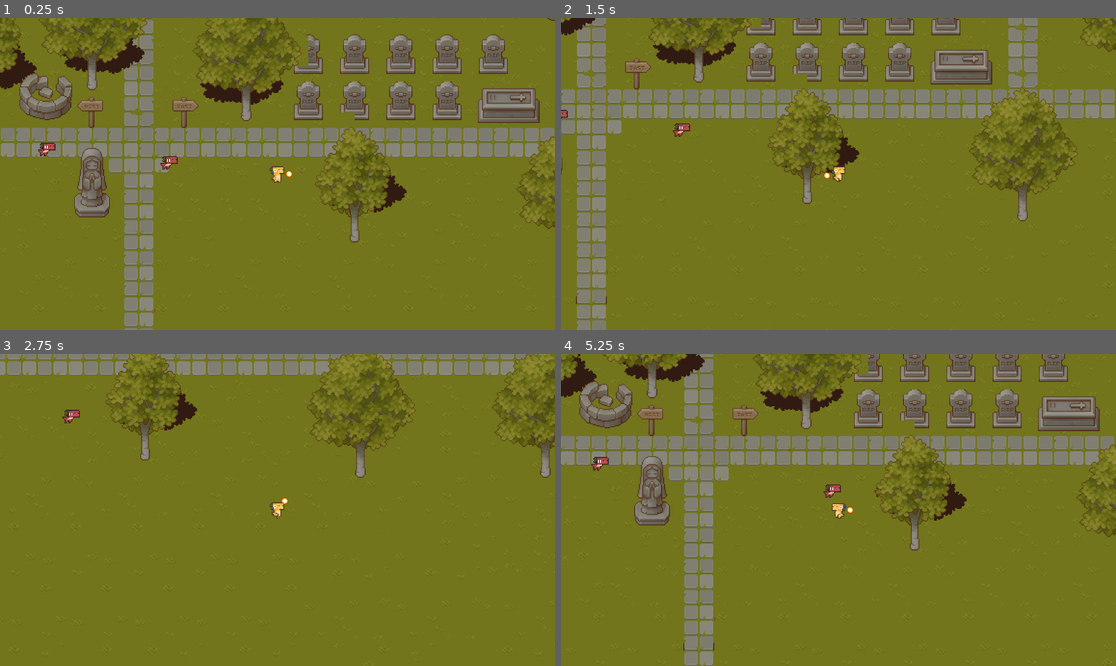
Above: before the commit, frames 1-4 (two rows, left to right).
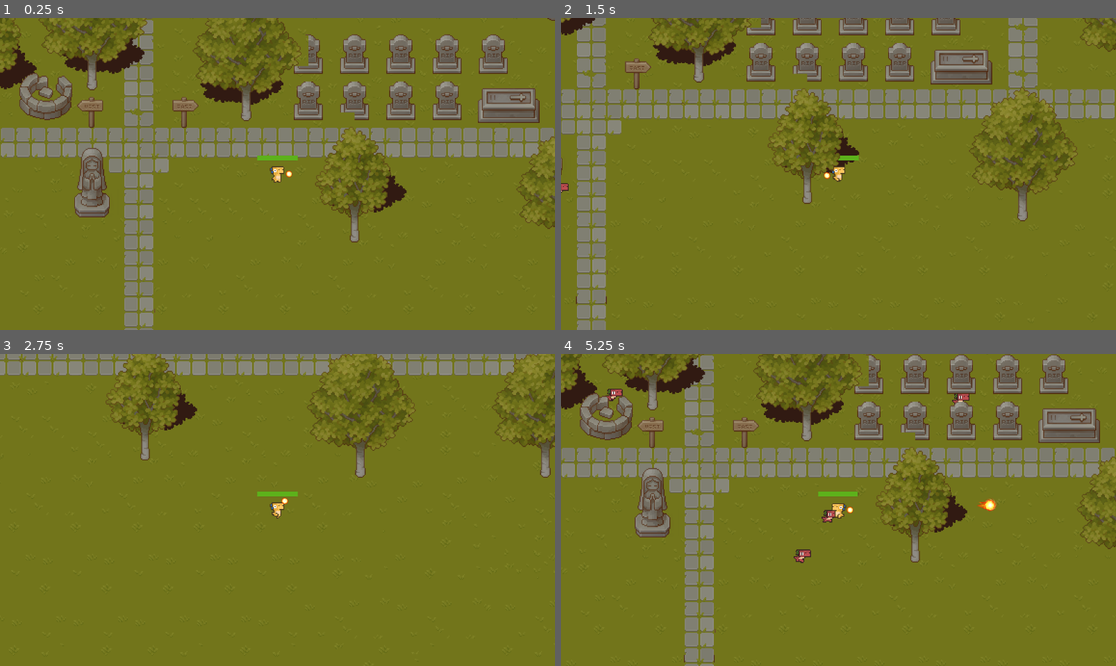
Above: after the commit, the same moments.

Repository: TimAtOak/rogue
Game: Godot game, scene res://Scenes/game_scene.tscn
Same seed, same stepped clock (60 frames per second), same inputs: the game is played once before the commit and once after it.
Inputs (mouse positions are in pixels of both pictures, inside the frame that each line leads up to):
- Up to frame 1 (0.25 s): no input
- Up to frame 2 (1.5 s): move the mouse to (960, 158) at 0.52 s; hold D (move_right) 0.53-1.28 s; click (960, 158) at 0.6 s; move the mouse to (727, 189) at 1.27 s; hold S (move_down) from 1.28 s (still down); tap Shift (sprint) at 1.35 s
- Up to frame 3 (2.75 s): move the mouse to (333, 441) at 2.02 s; release S (move_down) at 2.03 s; hold D (move_right) from 2.03 s (still down); click (333, 441) at 2.1 s
- Up to frame 4 (5.25 s): move the mouse to (810, 572) at 2.77 s; release D (move_right) at 2.78 s; hold W (move_up) 2.78-3.53 s; tap Shift (sprint) at 2.85, 4.35 s; move the mouse to (1005, 556) at 3.52 s; hold A (move_left) 3.53-5.03 s; click (1005, 556) at 3.6 s; move the mouse to (672, 463) at 4.27 s; move the mouse to (866, 510) at 5.02 s; hold S (move_down) from 5.03 s (still down); click (866, 510) at 5.1 s

The runs differ from the first frame. In frame 1, 0.3% of the frame differs, in the area x 6-54%, y 39-49%; in frame 2, 0.2%; in frame 3, 0.2%; in frame 4, 24%, in the area x 0-100%, y 0-100%.

Commit message:
mobs etc

Diff:
--- a/Scenes/bullet.gd
+++ b/Scenes/bullet.gd
@@ -1,9 +1,9 @@
-extends CharacterBody2D
+extends Area2D
 var pos: Vector2
 var rota: float
 var dir: float
 var speed = 500
-
+var travelled_distance = 0
 
 # Called when the node enters the scene tree for the first time.
 func _ready() -> void:
@@ -13,8 +13,21 @@
 
 
 # Called every frame. 'delta' is the elapsed time since the previous frame.
-func _physics_process(_delta: float) -> void:
-	velocity = Vector2(speed, 0).rotated(dir)
-	var collision = move_and_collide(velocity * _delta)
-	if collision:
+func _physics_process(delta: float) -> void:
+	#velocity = Vector2(speed, 0).rotated(dir)
+	#var collision = move_and_collide(velocity * _delta)
+	#if collision:
+	const SPEED = 1000
+	const RANGE = 1200
+
+	var direction = Vector2.RIGHT.rotated(rotation)
+	position += direction * SPEED * delta
+
+	if travelled_distance > RANGE:
 		queue_free()
+
+
+func _on_body_entered(body: Node2D) -> void:
+	queue_free()
+	if body.has_method("take_damage"):
+		body.take_damage()
--- a/Scenes/bullet.tscn
+++ b/Scenes/bullet.tscn
@@ -238,7 +238,7 @@
 [sub_resource type="RectangleShape2D" id="RectangleShape2D_jserb"]
 size = Vector2(125, 132)
 
-[node name="bullet" type="CharacterBody2D"]
+[node name="bullet" type="Area2D"]
 script = ExtResource("1_v8qja")
 
 [node name="fireball" type="AnimatedSprite2D" parent="."]
@@ -253,3 +253,5 @@
 position = Vector2(31, -5.9604645e-08)
 scale = Vector2(0.1, 0.1)
 shape = SubResource("RectangleShape2D_jserb")
+
+[connection signal="body_entered" from="." to="." method="_on_body_entered"]
--- /dev/null
+++ b/Scenes/game_scene.gd
@@ -0,0 +1,14 @@
+extends Node2D
+
+func spawn_mob():
+	var new_mob = preload("res://Scenes/mob.tscn").instantiate()
+	%SpawnPath.progress_ratio = randf()
+	new_mob.global_position = %SpawnPath.global_position
+	add_child(new_mob)
+
+func _on_timer_timeout() -> void:
+	spawn_mob()
+
+func _on_player_health_depleted() -> void:
+	%GameOver.visible = true
+	get_tree().paused = true
--- a/Scenes/game_scene.tscn
+++ b/Scenes/game_scene.tscn
@@ -1,5 +1,6 @@
-[gd_scene load_steps=26 format=4 uid="uid://cnffhn757qltp"]
-
+[gd_scene load_steps=27 format=4 uid="uid://cnffhn757qltp"]
+
+[ext_resource type="Script" uid="uid://bqrcxwi4pld12" path="res://Scenes/game_scene.gd" id="1_ldntv"]
 [ext_resource type="PackedScene" uid="uid://cqalfqs68tnhk" path="res://Scenes/player.tscn" id="1_x87qo"]
 [ext_resource type="Texture2D" uid="uid://cxi6wqai780i2" path="res://assets/TX Tileset Grass.png" id="2_1ixah"]
 [ext_resource type="Texture2D" uid="uid://dj7ooahxrybbs" path="res://assets/TX Tileset Stone Ground.png" id="3_rgj8m"]
@@ -12,7 +13,6 @@
 [ext_resource type="Texture2D" uid="uid://gijqkt4nbrca" path="res://assets/TX Plant.png" id="7_uscyt"]
 [ext_resource type="Texture2D" uid="uid://dv14y2ufiaryk" path="res://assets/TX Player.png" id="8_4xiap"]
 [ext_resource type="Texture2D" uid="uid://cgowhq4e7ofat" path="res://assets/TX Shadow Plant.png" id="9_4xiap"]
-[ext_resource type="PackedScene" uid="uid://r3ukd8clrqso" path="res://Scenes/mob.tscn" id="12_wywco"]
 
 [sub_resource type="TileSetAtlasSource" id="TileSetAtlasSource_ikfsv"]
 texture = ExtResource("2_1ixah")
@@ -2086,7 +2086,14 @@
 [sub_resource type="CircleShape2D" id="CircleShape2D_4xiap"]
 radius = 18.0
 
+[sub_resource type="Curve2D" id="Curve2D_wywco"]
+_data = {
+"points": PackedVector2Array(0, 0, 0, 0, -553, -327, 0, 0, 0, 0, -549, 269, 0, 0, 0, 0, 591, 269, 0, 0, 0, 0, 593, -335, 0, 0, 0, 0, 597, -325, 0, 0, 0, 0, -535, -331, 0, 0, 0, 0, 20, 283)
+}
+point_count = 7
+
 [node name="game_scene" type="Node2D"]
+script = ExtResource("1_ldntv")
 
 [node name="Trees" type="TileMapLayer" parent="."]
 z_index = 3
@@ -2119,15 +2126,6 @@
 [node name="Camera2D" type="Camera2D" parent="player"]
 zoom = Vector2(2, 2)
 
-[node name="Mob" parent="." instance=ExtResource("12_wywco")]
-position = Vector2(-127, -14)
-
-[node name="Mob2" parent="." instance=ExtResource("12_wywco")]
-position = Vector2(-254, -28)
-
-[node name="Mob3" parent="." instance=ExtResource("12_wywco")]
-position = Vector2(-508, -56)
-
 [node name="Walls" type="TileMapLayer" parent="."]
 z_index = 1
 use_parent_material = true
@@ -2153,3 +2151,43 @@
 [node name="CollisionPolygon2D" type="CollisionPolygon2D" parent="StaticBody2D"]
 position = Vector2(-81.40497, -7.008301)
 polygon = PackedVector2Array(-476.59503, -325.9917, -474.59503, 295.0083, 691.40497, 299.0083, 687.40497, -325.9917, -476.59503, -345.9917, -470.59503, -483.9917, 781.40497, -456.9917, 784.40497, 423.0083, -573.59503, 426.0083, -573.59503, -461.9917)
+
+[node name="Path2D" type="Path2D" parent="."]
+curve = SubResource("Curve2D_wywco")
+
+[node name="SpawnPath" type="PathFollow2D" parent="Path2D"]
+unique_name_in_owner = true
+position = Vector2(-553, -327)
+rotation = 1.564085
+
+[node name="Timer" type="Timer" parent="."]
+wait_time = 0.276
+autostart = true
+
+[node name="GameOver" type="CanvasLayer" parent="."]
+unique_name_in_owner = true
+visible = false
+
+[node name="ColorRect" type="ColorRect" parent="GameOver"]
+anchors_preset = 8
+anchor_left = 0.5
+anchor_top = 0.5
+anchor_right = 0.5
+anchor_bottom = 0.5
+offset_left = -680.0
+offset_top = -439.0
+offset_right = 680.0
+offset_bottom = 439.0
+grow_horizontal = 2
+grow_vertical = 2
+color = Color(0, 0, 0, 0.54509807)
+
+[node name="Label" type="Label" parent="GameOver"]
+offset_left = -43.0
+offset_top = -14.0
+offset_right = 44.0
+offset_bottom = 9.0
+text = "Game Over"
+
+[connection signal="health_depleted" from="player" to="." method="_on_player_health_depleted"]
+[connection signal="timeout" from="Timer" to="." method="_on_timer_timeout"]
--- a/Scenes/mob.gd
+++ b/Scenes/mob.gd
@@ -1,10 +1,31 @@
 extends CharacterBody2D
+
+var health = 3
+var is_hurt = false
 
 @onready var player = get_node("/root/game_scene/player")
 
+# Called when the node enters the scene tree for the first time.
+func _ready() -> void:
+	pass
+
 # Called every frame. 'delta' is the elapsed time since the previous frame.
 func _process(_delta: float) -> void:
-	var direction = global_position.direction_to(player.global_position)
-	%sprite.animation = "Sprinting"
-	velocity = direction * 50
-	move_and_slide()
+	%HealthBar.visible = is_hurt || health < 3
+	if not is_hurt:
+		var direction = global_position.direction_to(player.global_position)
+
+		%mobsprite.play("Sprinting")
+		velocity = direction * 50
+		move_and_slide()
+
+func take_damage():
+
+	health -= 1
+	%HealthBar.value = health
+	is_hurt = true
+	%mobsprite.play("Hurt")
+	await get_tree().create_timer(1.0).timeout
+	is_hurt = false
+	if health <= 0:
+		queue_free()
--- a/Scenes/mob.tscn
+++ b/Scenes/mob.tscn
@@ -6,6 +6,18 @@
 [sub_resource type="CapsuleShape2D" id="CapsuleShape2D_p11y5"]
 radius = 6.0
 height = 16.0
+
+[sub_resource type="AtlasTexture" id="AtlasTexture_u8nqw"]
+atlas = ExtResource("2_ubaqv")
+region = Rect2(336, 0, 24, 24)
+
+[sub_resource type="AtlasTexture" id="AtlasTexture_b44se"]
+atlas = ExtResource("2_ubaqv")
+region = Rect2(360, 0, 24, 24)
+
+[sub_resource type="AtlasTexture" id="AtlasTexture_ypr7k"]
+atlas = ExtResource("2_ubaqv")
+region = Rect2(384, 0, 24, 24)
 
 [sub_resource type="AtlasTexture" id="AtlasTexture_s5nov"]
 atlas = ExtResource("2_ubaqv")
@@ -39,6 +51,20 @@
 animations = [{
 "frames": [{
 "duration": 1.0,
+"texture": SubResource("AtlasTexture_u8nqw")
+}, {
+"duration": 1.0,
+"texture": SubResource("AtlasTexture_b44se")
+}, {
+"duration": 1.0,
+"texture": SubResource("AtlasTexture_ypr7k")
+}],
+"loop": true,
+"name": &"Hurt",
+"speed": 5.0
+}, {
+"frames": [{
+"duration": 1.0,
 "texture": SubResource("AtlasTexture_s5nov")
 }, {
 "duration": 1.0,
@@ -64,15 +90,29 @@
 "speed": 12.0
 }]
 
+[sub_resource type="StyleBoxFlat" id="StyleBoxFlat_u8nqw"]
+bg_color = Color(0.90588236, 0.015686275, 0, 1)
+
 [node name="Mob" type="CharacterBody2D"]
 script = ExtResource("1_nokgg")
 
 [node name="CollisionShape2D" type="CollisionShape2D" parent="."]
 shape = SubResource("CapsuleShape2D_p11y5")
 
-[node name="sprite" type="AnimatedSprite2D" parent="."]
+[node name="mobsprite" type="AnimatedSprite2D" parent="."]
 unique_name_in_owner = true
 position = Vector2(-1, -1)
 sprite_frames = SubResource("SpriteFrames_pcqmr")
-animation = &"Sprinting"
-frame_progress = 0.375566
+animation = &"Hurt"
+frame_progress = 0.58373195
+
+[node name="HealthBar" type="ProgressBar" parent="."]
+unique_name_in_owner = true
+offset_left = -16.0
+offset_top = -18.0
+offset_right = 16.0
+offset_bottom = -14.0
+theme_override_styles/fill = SubResource("StyleBoxFlat_u8nqw")
+max_value = 3.0
+value = 3.0
+show_percentage = false
--- a/Scenes/player.tscn
+++ b/Scenes/player.tscn
@@ -144,7 +144,15 @@
 radius = 6.0
 height = 18.0
 
+[sub_resource type="CapsuleShape2D" id="CapsuleShape2D_cvnsp"]
+radius = 7.0
+height = 20.0
+
+[sub_resource type="StyleBoxFlat" id="StyleBoxFlat_cvnsp"]
+bg_color = Color(0.3638132, 0.6941116, 0.107211165, 1)
+
 [node name="player" type="CharacterBody2D"]
+collision_layer = 2
 motion_mode = 1
 script = ExtResource("1_cvnsp")
 movement_speed = 150.0
@@ -160,3 +168,23 @@
 
 [node name="Node2D" type="Node2D" parent="."]
 position = Vector2(7, 3)
+
+[node name="Hurtbox" type="Area2D" parent="."]
+unique_name_in_owner = true
+collision_layer = 0
+
+[node name="CollisionShape2D" type="CollisionShape2D" parent="Hurtbox"]
+shape = SubResource("CapsuleShape2D_cvnsp")
+debug_color = Color(0.8576736, 0.29065415, 0.5705274, 0.41960785)
+
+[node name="Healthbar" type="ProgressBar" parent="."]
+unique_name_in_owner = true
+offset_left = -21.0
+offset_top = -19.0
+offset_right = 21.0
+offset_bottom = -14.0
+theme_override_colors/font_color = Color(0.38789645, 0.98546225, 0, 1)
+theme_override_styles/fill = SubResource("StyleBoxFlat_cvnsp")
+value = 100.0
+rounded = true
+show_percentage = false
--- a/Scenes/player_movement.gd
+++ b/Scenes/player_movement.gd
@@ -1,10 +1,14 @@
 extends CharacterBody2D
 
+signal health_depleted
+
 @export var movement_speed : float = 500
+
+var health: float = 100.0
 var sprint : float = 300
 var character_direction : Vector2
 
-func _physics_process(_delta):
+func _physics_process(delta):
 	character_direction.x = Input.get_axis("move_left","move_right")
 	character_direction.y = Input.get_axis("move_up","move_down")
 	character_direction = character_direction.normalized()
@@ -25,4 +29,13 @@
 		velocity = velocity.move_toward(Vector2.ZERO, movement_speed)
 		if %sprite.animation != "Idle": %sprite.animation = "Idle"
 
+	const DAMAGE_RATE = 15.0
+	var overlapping_mobs = %Hurtbox.get_overlapping_bodies()
+
+	if (overlapping_mobs.size() > 0):
+		health -= DAMAGE_RATE * overlapping_mobs.size() * delta
+		%Healthbar.value = health
+		if (health) <= 0.0:
+			health_depleted.emit()
+
 	move_and_slide()
--- a/project.godot
+++ b/project.godot
@@ -14,6 +14,10 @@
 run/main_scene="uid://cnffhn757qltp"
 config/features=PackedStringArray("4.5", "Forward Plus")
 config/icon="res://icon.svg"
+
+[display]
+
+window/size/mode=3
 
 [input]
 
Not shown, added: Scenes/game_scene.gd.uid
Not shown: 1 places in Scenes/mob.tscn that only renumber resources
Not shown: 1 places in Scenes/player.tscn that only renumber resources
